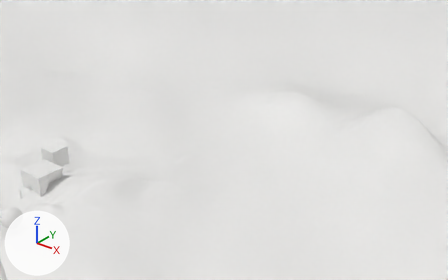
What one commit did to the Blender file simple_game/resources/water_packed.blend.
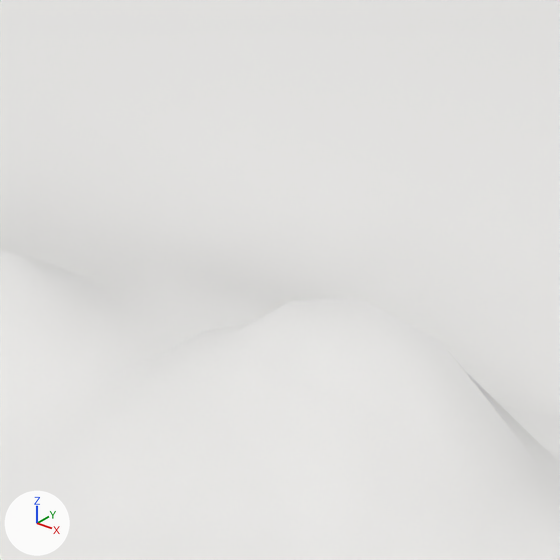
The first picture shows the older version from a camera (50 mm lens) standing at (11.95, -7.74, 7.69) and looking at (3.33, 3.03, 1.01). The close-ups show both versions on the part from 68% to 100% of the width and 12% to 62% of the height of that picture. The axes (+X, +Y, +Z) are drawn at lower left. The lights are the same throughout.

Objects in the first close-up: 'ground'.
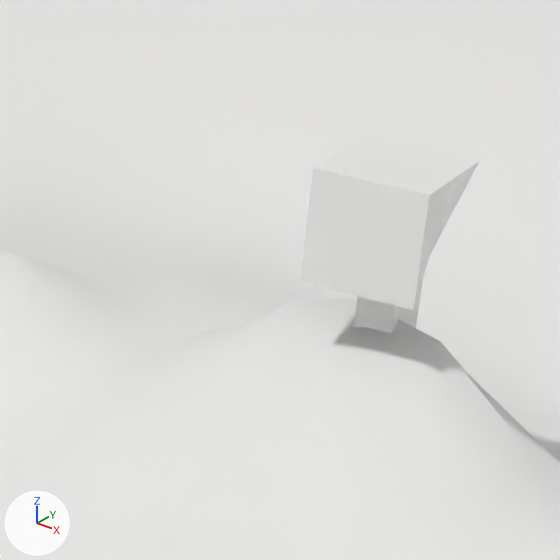
Pixel boxes [x1, y1, x2, y2] of what changed, in the close-ups (560 x 560 px):
'Cube', moved (not visible before): after [300, 137, 479, 333]

The change in detail:
Object 'Cube' (ob_cube) moves from (0.0, 0.0, 0.0) to (6.606, 5.885, 2.294).
